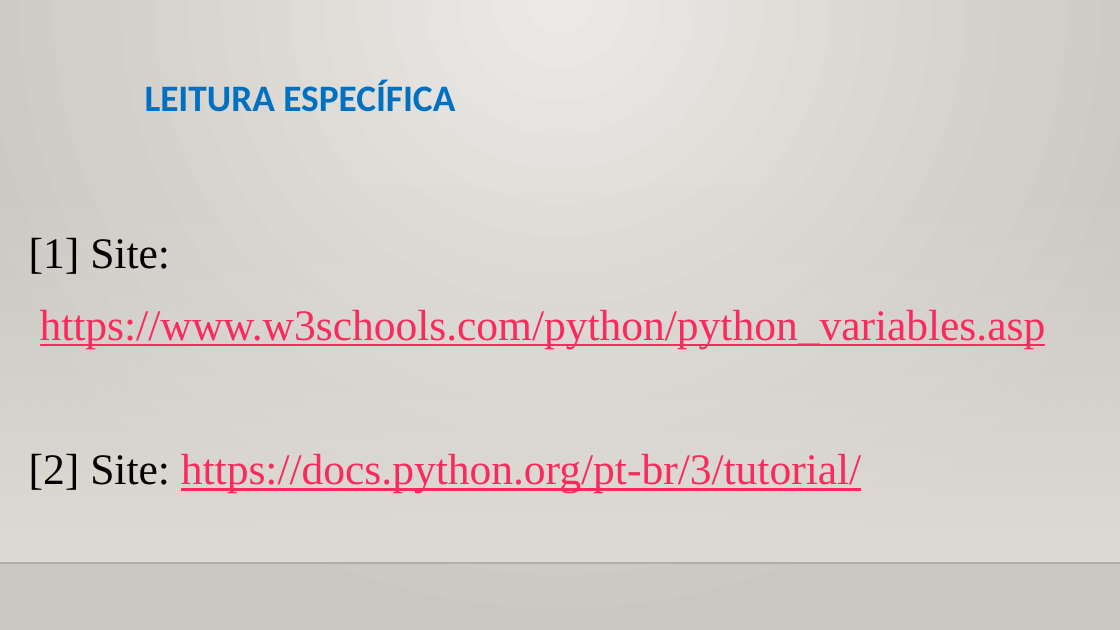
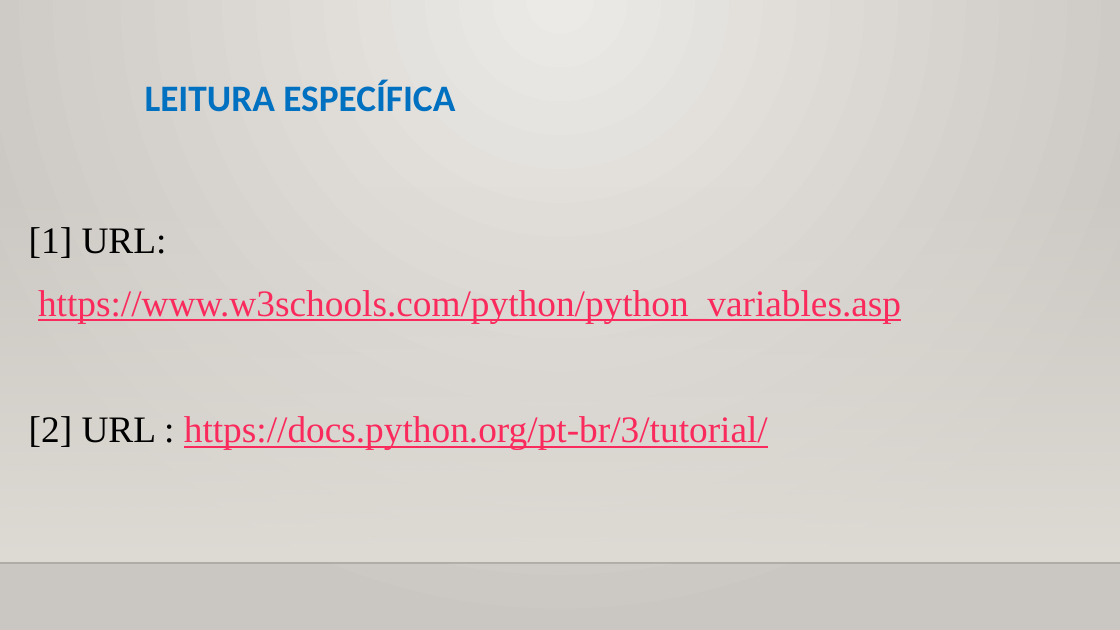
Before and after one commit to CloudEducationBrazil/WydenPythonParadigmas, a slide deck: slide 29 of 01 Classes/Aula 11 Programação Python - Classes - Orientação a Objetos.pptx (slide 5 before the commit). Drawn at 1120x630 pixels with LibreOffice and Linux fonts; fonts in the diff are those of the drawing; background and template pictures are left out. Boxes give left, top, right and bottom in pixels: in the first picture for what was removed or moved away, otherwise in the second. Text is boxed around its words. In the diff, an @@ line names an element or a change of style, - is before the commit and + after.

Commit message:
revisão pptss Banco de Dados CRUD python

```diff
--- a/01 Classes/Aula 11 Programação Python - Classes - Orientação a Objetos.pptx
+++ b/01 Classes/Aula 11 Programação Python - Classes - Orientação a Objetos.pptx
@@ text at (x1=29, y1=227, x2=167, y2=258): text changed; size 28 to 24 pt @@
-[1] Site:
+[1] URL:
@@ text at (x1=38, y1=290, x2=901, y2=323): size 28 to 24 pt in "https://www.w3schools.com/python/python_variables.asp" @@
@@ text at (x1=29, y1=416, x2=768, y2=449): text changed; size 28 to 24 pt @@
-[2] Site: https://docs.python.org/pt-br/3/tutorial/
+[2] URL : https://docs.python.org/pt-br/3/tutorial/
```
Also in this commit, not shown: 2 other slides changed, 25 slides added, 1 slide removed, 4 other files.
